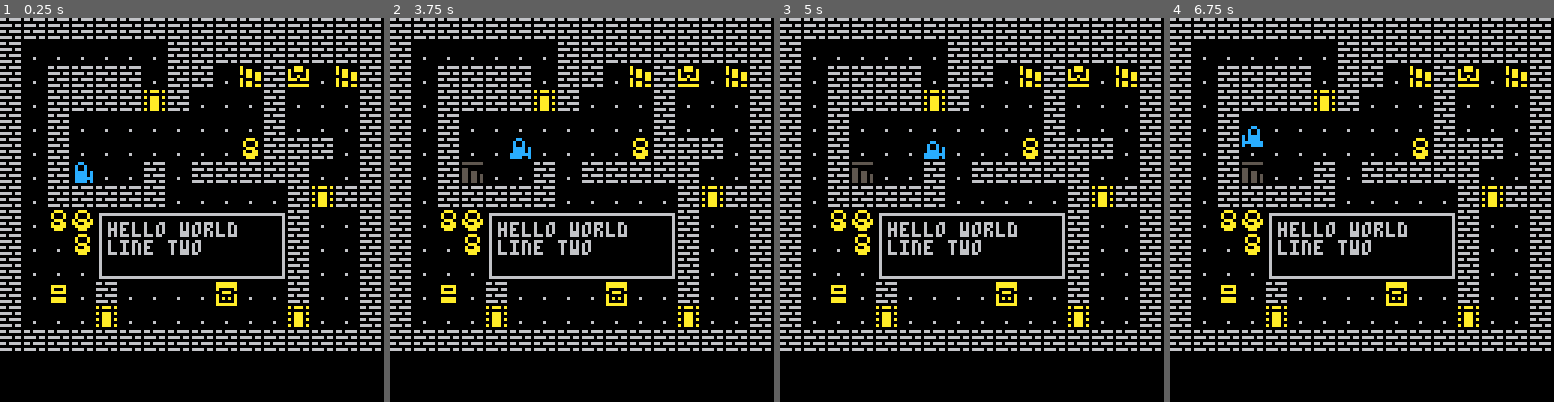
Above: before the commit, frames 1-4 (left to right).
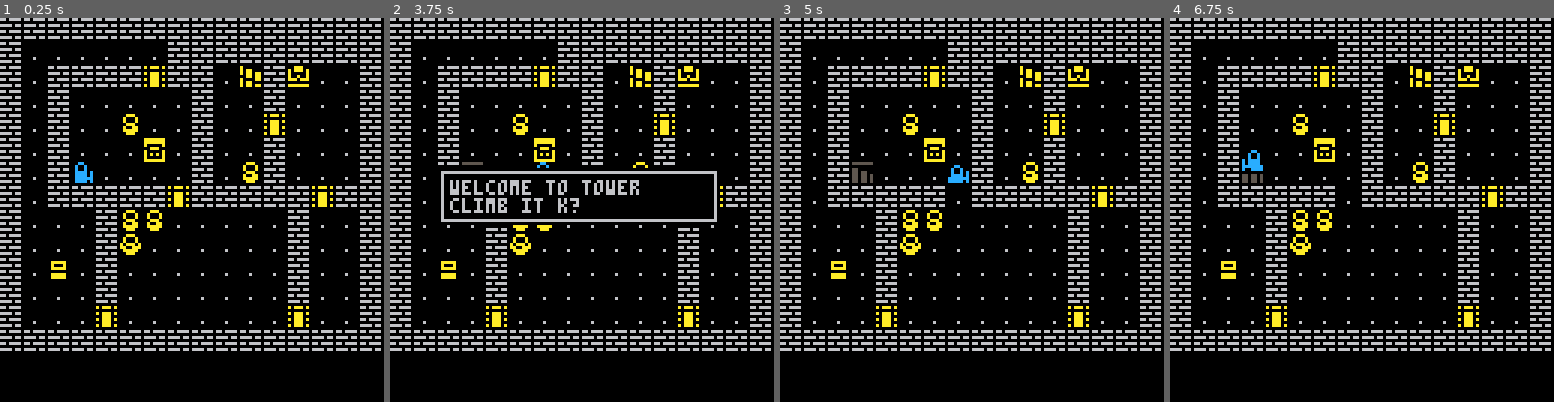
Above: after the commit, the same moments.

Repository: samanpwbb/pico-8
Game: PICO-8 cartridge testgame.p8
Two runs of this game, one before a commit and one after it. Both use one fixed random seed, a clock stepped at 60 frames per second and the inputs below.
Inputs:
- Up to frame 1 (0.25 s): no input
- Up to frame 2 (3.75 s): tap O (Z key) at 0.33, 0.7, 1.43, 2.22, 3.1 s; tap X (X key) at 1.07, 2.07, 2.4, 2.73, 3.07, 3.4, 3.73 s; hold Left 1.97-2.37 s; hold Down 2.42-2.82 s; hold Right 2.87-3.53 s; hold Up from 3.58 s (still down)
- Up to frame 3 (5 s): tap O (Z key) at 3.98, 4.87 s; tap X (X key) at 4.07, 4.4, 4.73 s; release Up at 4.08 s; hold Right 4.13-4.53 s; hold Down from 4.58 s (still down)
- Up to frame 4 (6.75 s): tap X (X key) every 0.33 s from 5.07 to 6.73 s; release Down at 5.08 s; hold Left 5.13-5.8 s; tap O (Z key) at 5.75, 6.63 s; hold Up 5.85-6.18 s; hold Left 6.23-6.63 s; hold Down from 6.68 s (still down)

The runs differ from the first frame. In frame 1, 7.4% of the frame differs, in the area x 13-93%, y 12-75%; in frame 2, 9.7%, in the area x 12-93%, y 12-75%; in frame 3, 7.4%; in frame 4, 7.6%.

Commit message:
tutorial 8

Diff:
--- a/testgame.p8
+++ b/testgame.p8
@@ -5,8 +5,8 @@
  t=0
  p_ani={240,241,242,243}
 
- dirx={-1,1,0,0}
- diry={0,0,-1,1}
+ dirx={-1,1,0,0,1,1,-1,-1}
+ diry={0,0,-1,1,-1,1,1,-1}
 
 	_upd=update_game
 	_drw=draw_game
@@ -36,15 +36,21 @@
  p_t=0
 
  wind={}
-
- addwind(32,64,64,24,{"hello world","line two"})
+ talkwind=nil
 end
 -->8
 --updates
 function update_game()
- dobuttbuff()
-	dobutt(buttbuff)
- buttbuff=-1
+ if talkwind!=nil then
+  if getbutt()==5 then
+   talkwind.dur=0
+   talkwind=nil
+  end
+ else
+  dobuttbuff()
+ 	dobutt(buttbuff)
+  buttbuff=-1
+ end
 end
 
 function update_pturn()
@@ -126,7 +132,14 @@
 end
 
 function rectfill2(_x,_y,_w,_h,_c)
- rectfill(_x,_y,_x+_w-1,_y+_h-1,_c)
+ rectfill(_x,_y,_x+max(_w-1,0),max(_y+_h-1,0),_c)
+end
+
+function oprint8(_t,_x,_y,_c,_c2)
+ for i=1,8 do
+  print(_t,_x+dirx[i],_y+diry[i],_c2)
+ end
+ print(_t,_x,_y,_c)
 end
 -->8
 --gameplay
@@ -169,6 +182,11 @@
  	--vase
  	sfx(59)
  	mset(destx,desty,1)
+ elseif tle==6 then
+  --tablet
+  --can we give tablets ids and
+  --look up dialog based on id?
+  showmsg({"welcome to tower","climb it k?"},120)
  elseif tle==10 or tle==12 then
  	--chest
  	sfx(61)
@@ -206,7 +224,31 @@
    print(t,wx,wy,6)
    wy+=6
   end
- end
+
+  -- clear clip to draw btn outside
+  clip()
+
+  if w.dur!=nil then
+   w.dur-=1
+   if w.dur<=0 then
+    local dif = w.h/4
+    w.y+=dif/2
+    w.h-=dif
+    if wh<3 then
+     del(wind,w)
+    end
+   end
+  else
+   if w.butt then
+    oprint8("❎",wx+ww-15,wy-0.5+sin(time()),6)
+   end
+  end
+ end
+end
+
+function showmsg(txt)
+ talkwind=addwind(16,50,94,#txt*6+7,txt)
+ talkwind.butt=true
 end
 __gfx__
 000000000000000066066660000000000000000000000000aaaaaaa000aaa00000aaa00000000000000000000000000000aaa000a0aaa0a0a000000055555550
@@ -337,21 +379,21 @@
 ccccccc00cccccc00cccccc0ccccccc0000000000000000000000000000000000000000000000000000000000000000000000000000000000000000000000000
 ccccc0c00cccc0c00ccc00c0cccc00c0000000000000000000000000000000000000000000000000000000000000000000000000000000000000000000000000
 __gff__
-0000010000000103030303030303020200000000000000000000000000000000000000000000000000000000000000000000000000000000000000000000000000000000000000000000000000000000000000000000000000000000000000000000000000000000000000000000000000000000000000000000000000000000
+0000010000000303030303030303020200000000000000000000000000000000000000000000000000000000000000000000000000000000000000000000000000000000000000000000000000000000000000000000000000000000000000000000000000000000000000000000000000000000000000000000000000000000
 0000000000000000000000000000000000000000000000000000000000000000000000000000000000000000000000000000000000000000000000000000000000000000000000000000000000000000000000000000000000000000000000000000000000000000000000000000000000000000000000000000000000000000
 __map__
 0202020202020202020202020202020200000000000000000000000000000000000000000000000000000000000000000000000000000000000000000000000000000000000000000000000000000000000000000000000000000000000000000000000000000000000000000000000000000000000000000000000000000000
 0201010101010102020202020202020200000000000000000000000000000000000000000000000000000000000000000000000000000000000000000000000000000000000000000000000000000000000000000000000000000000000000000000000000000000000000000000000000000000000000000000000000000000
-020102020202010202010e020c010e0200000000000000000000000000000000000000000000000000000000000000000000000000000000000000000000000000000000000000000000000000000000000000000000000000000000000000000000000000000000000000000000000000000000000000000000000000000000
-0201020202020d02010101020101010200000000000000000000000000000000000000000000000000000000000000000000000000000000000000000000000000000000000000000000000000000000000000000000000000000000000000000000000000000000000000000000000000000000000000000000000000000000
-0201020101010101010101020101010200000000000000000000000000000000000000000000000000000000000000000000000000000000000000000000000000000000000000000000000000000000000000000000000000000000000000000000000000000000000000000000000000000000000000000000000000000000
-0201020101010101010107020202010200000000000000000000000000000000000000000000000000000000000000000000000000000000000000000000000000000000000000000000000000000000000000000000000000000000000000000000000000000000000000000000000000000000000000000000000000000000
-0201020f01010201020202020201010200000000000000000000000000000000000000000000000000000000000000000000000000000000000000000000000000000000000000000000000000000000000000000000000000000000000000000000000000000000000000000000000000000000000000000000000000000000
-020102020202020101010101020d020200000000000000000000000000000000000000000000000000000000000000000000000000000000000000000000000000000000000000000000000000000000000000000000000000000000000000000000000000000000000000000000000000000000000000000000000000000000
-02010708020202020202020d0201010200000000000000000000000000000000000000000000000000000000000000000000000000000000000000000000000000000000000000000000000000000000000000000000000000000000000000000000000000000000000000000000000000000000000000000000000000000000
-0201010702080701010101010201010200000000000000000000000000000000000000000000000000000000000000000000000000000000000000000000000000000000000000000000000000000000000000000000000000000000000000000000000000000000000000000000000000000000000000000000000000000000
-0201010102070101010101010201010200000000000000000000000000000000000000000000000000000000000000000000000000000000000000000000000000000000000000000000000000000000000000000000000000000000000000000000000000000000000000000000000000000000000000000000000000000000
-02010a0102010101010601010201010200000000000000000000000000000000000000000000000000000000000000000000000000000000000000000000000000000000000000000000000000000000000000000000000000000000000000000000000000000000000000000000000000000000000000000000000000000000
+0201020202020d0202010e020c01010200000000000000000000000000000000000000000000000000000000000000000000000000000000000000000000000000000000000000000000000000000000000000000000000000000000000000000000000000000000000000000000000000000000000000000000000000000000
+0201020101010101020101020101010200000000000000000000000000000000000000000000000000000000000000000000000000000000000000000000000000000000000000000000000000000000000000000000000000000000000000000000000000000000000000000000000000000000000000000000000000000000
+02010201010701010201010d0101010200000000000000000000000000000000000000000000000000000000000000000000000000000000000000000000000000000000000000000000000000000000000000000000000000000000000000000000000000000000000000000000000000000000000000000000000000000000
+0201020101010601020101020101010200000000000000000000000000000000000000000000000000000000000000000000000000000000000000000000000000000000000000000000000000000000000000000000000000000000000000000000000000000000000000000000000000000000000000000000000000000000
+0201020f01010101020107020101010200000000000000000000000000000000000000000000000000000000000000000000000000000000000000000000000000000000000000000000000000000000000000000000000000000000000000000000000000000000000000000000000000000000000000000000000000000000
+020102020202020d02020202020d020200000000000000000000000000000000000000000000000000000000000000000000000000000000000000000000000000000000000000000000000000000000000000000000000000000000000000000000000000000000000000000000000000000000000000000000000000000000
+0201010102070701010101010201010200000000000000000000000000000000000000000000000000000000000000000000000000000000000000000000000000000000000000000000000000000000000000000000000000000000000000000000000000000000000000000000000000000000000000000000000000000000
+0201010102080101010101010201010200000000000000000000000000000000000000000000000000000000000000000000000000000000000000000000000000000000000000000000000000000000000000000000000000000000000000000000000000000000000000000000000000000000000000000000000000000000
+02010a0102010101010101010201010200000000000000000000000000000000000000000000000000000000000000000000000000000000000000000000000000000000000000000000000000000000000000000000000000000000000000000000000000000000000000000000000000000000000000000000000000000000
+0201010102010101010101010201010200000000000000000000000000000000000000000000000000000000000000000000000000000000000000000000000000000000000000000000000000000000000000000000000000000000000000000000000000000000000000000000000000000000000000000000000000000000
 020101010d010101010101010d01010200000000000000000000000000000000000000000000000000000000000000000000000000000000000000000000000000000000000000000000000000000000000000000000000000000000000000000000000000000000000000000000000000000000000000000000000000000000
 0202020202020202020202020202020200000000000000000000000000000000000000000000000000000000000000000000000000000000000000000000000000000000000000000000000000000000000000000000000000000000000000000000000000000000000000000000000000000000000000000000000000000000
 
